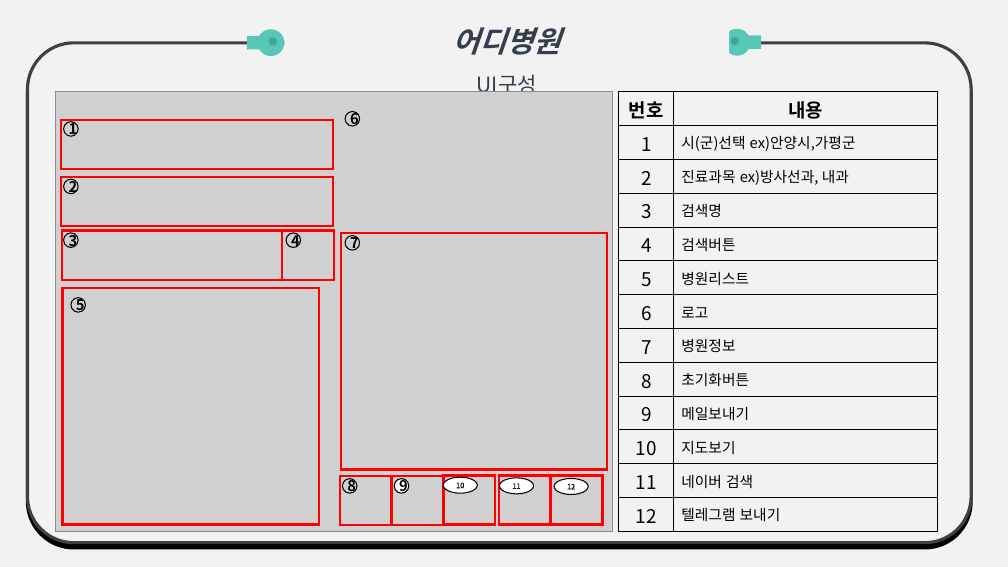
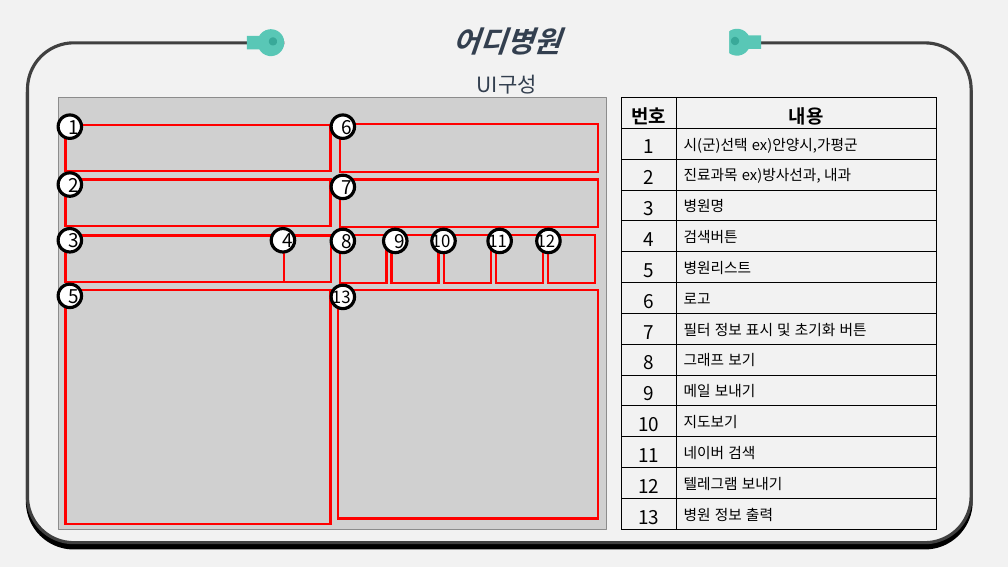
Before and after one commit to WOOLUCY/scriptlang, a slide deck: slide 5 of TermProject/Presentation/02/InterimPT(1).pptx. Drawn at 1008x567 pixels with LibreOffice and Linux fonts; fonts in the diff are those of the drawing; grey boxes stand for pictures. Boxes give left, top, right and bottom in pixels: in the first picture for what was removed or moved away, otherwise in the second. Text is boxed around its words. In the diff, an @@ line names an element or a change of style, - is before the commit and + after.

```diff
--- a/TermProject/Presentation/02/InterimPT(1).pptx
+++ b/TermProject/Presentation/02/InterimPT(1).pptx
@@ rectangle "어디병원": place and size @@
-rectangle "어디병원" at <box>453,27,561,92</box>
+rectangle "어디병원" at <box>284,2,729,98</box>
@@ picture: place and size @@
-picture at <box>55,91,613,532</box>
+picture at <box>58,97,607,529</box>
@@ ellipse "1": place and size @@
-ellipse "1" at <box>64,122,78,136</box>
+ellipse "1" at <box>58,115,82,138</box>
@@ ellipse "6": place and size @@
-ellipse "6" at <box>345,111,359,126</box>
+ellipse "6" at <box>331,115,355,138</box>
@@ table at <box>622,98,937,529</box> @@
-row 4, column 2: 검색명
+row 4, column 2: 병원명
-row 8, column 2: 병원정보
+row 8, column 2: 필터 정보 표시 및 초기화 버튼
-row 9, column 2: 초기화버튼
+row 9, column 2: 그래프 보기
-row 10, column 2: 메일보내기
+row 10, column 2: 메일 보내기
+row 14: 13 | 병원 정보 출력
@@ table: place and size @@
-table at <box>619,91,937,532</box>
+table at <box>622,98,937,529</box>
@@ rectangle: place and size @@
-rectangle at <box>61,119,333,169</box>
+rectangle at <box>66,125,331,172</box>
@@ ellipse "2": place and size @@
-ellipse "2" at <box>64,179,78,194</box>
+ellipse "2" at <box>58,173,82,197</box>
@@ rectangle: place and size @@
-rectangle at <box>61,177,333,226</box>
+rectangle at <box>66,179,331,226</box>
@@ ellipse "7": place and size @@
-ellipse "7" at <box>345,236,359,250</box>
+ellipse "7" at <box>331,175,355,199</box>
@@ ellipse "3": place and size @@
-ellipse "3" at <box>64,233,78,247</box>
+ellipse "3" at <box>58,228,82,252</box>
@@ rectangle: place and size @@
-rectangle at <box>62,231,334,280</box>
+rectangle at <box>66,236,284,283</box>
@@ ellipse "4": place and size @@
-ellipse "4" at <box>286,233,300,247</box>
+ellipse "4" at <box>271,228,295,252</box>
@@ rectangle: place and size @@
-rectangle at <box>282,231,334,280</box>
+rectangle at <box>284,236,330,283</box>
@@ size 14 to 18 pt, bold off; fill none to #FFFFFF; outline #000000 1 pt to #000000 3 pt in 8 elements at <box>58,228,82,252</box>, <box>58,173,82,197</box>, <box>58,115,82,138</box>, <box>271,228,295,252</box>, <box>331,115,355,138</box>, <box>58,284,82,308</box>, <box>331,175,355,199</box>, <box>331,229,355,253</box> @@
@@ ellipse "8": place and size @@
-ellipse "8" at <box>343,479,357,493</box>
+ellipse "8" at <box>331,229,355,253</box>
@@ rectangle: place and size @@
-rectangle at <box>340,476,392,525</box>
+rectangle at <box>340,235,386,283</box>
@@ ellipse "9": place and size @@
-ellipse "9" at <box>395,479,409,493</box>
+ellipse "9" at <box>383,229,407,253</box>
@@ ellipse "9" at <box>383,229,407,253</box>: size 14 to 18 pt, bold off; outline #000000 1 pt to #000000 3 pt @@
@@ rectangle: place and size @@
-rectangle at <box>392,476,444,525</box>
+rectangle at <box>392,235,439,283</box>
@@ text "10": place and size @@
-text "10" at <box>443,477,477,493</box>
+text "10" at <box>432,230,451,252</box>
@@ rectangle: place and size @@
-rectangle at <box>499,476,551,525</box>
+rectangle at <box>444,235,491,283</box>
@@ text "11": place and size @@
-text "11" at <box>500,478,534,494</box>
+text "11" at <box>488,230,507,252</box>
@@ rectangle: place and size @@
-rectangle at <box>444,476,496,525</box>
+rectangle at <box>496,235,543,283</box>
@@ size 7 to 16 pt, text colour #FFFFFF to #000000, letter outline #000000 0.75 pt to none; alignment centre to left; vertical alignment middle to top; fill #FFFFFF to none; outline #000000 1 pt to none in 3 elements at <box>432,230,451,252</box>, <box>488,230,507,252</box>, <box>537,230,556,252</box> @@
@@ text "12": place and size @@
-text "12" at <box>554,479,588,495</box>
+text "12" at <box>537,230,556,252</box>
@@ rectangle: place and size @@
-rectangle at <box>551,476,603,525</box>
+rectangle at <box>548,235,595,283</box>
@@ ellipse "5": place and size @@
-ellipse "5" at <box>71,298,85,312</box>
+ellipse "5" at <box>58,284,82,308</box>
@@ rectangle: place and size @@
-rectangle at <box>63,288,320,525</box>
+rectangle at <box>66,290,331,525</box>
@@ group added at <box>331,124,597,309</box>: 4 ellipses, 2 rectangles, 1 text @@
+13
@@ rectangle: place and size @@
-rectangle at <box>341,233,607,470</box>
+rectangle at <box>338,290,597,519</box>
```
Also in this commit, not shown: 4 other slides changed, 5 other files.
